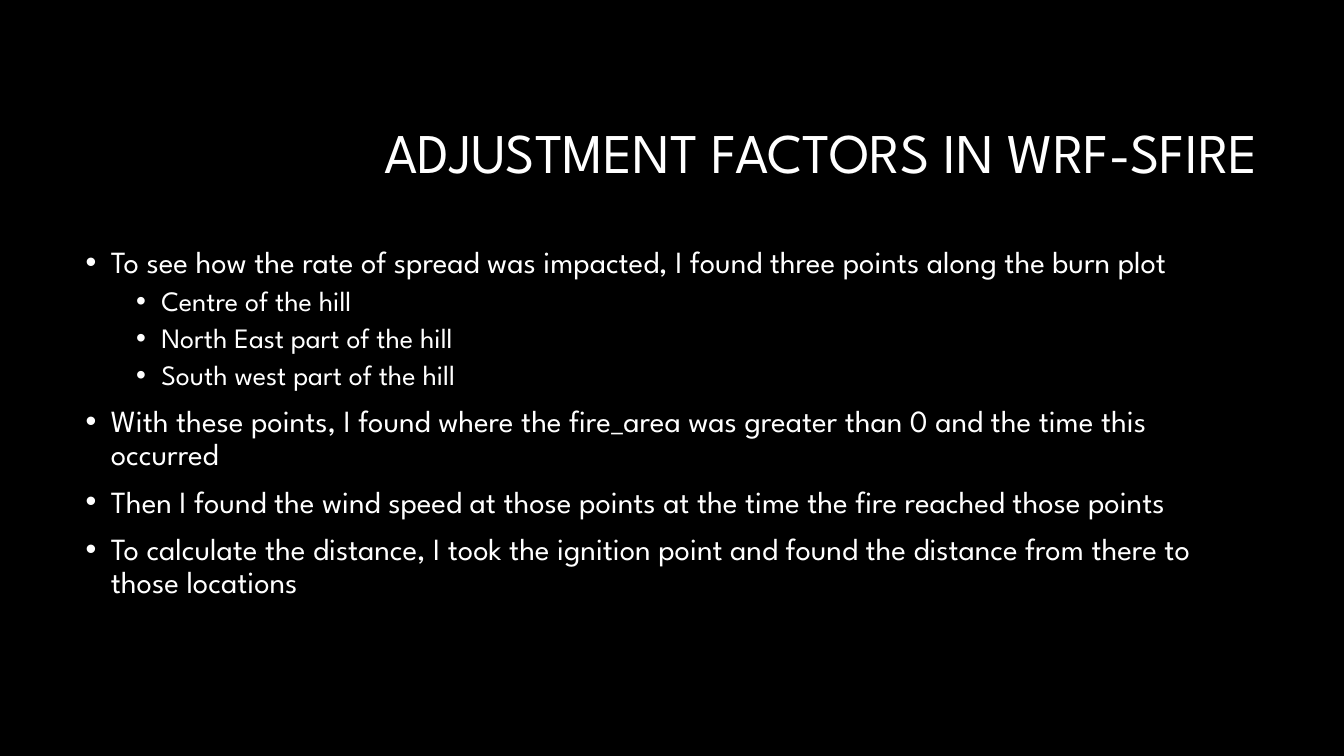
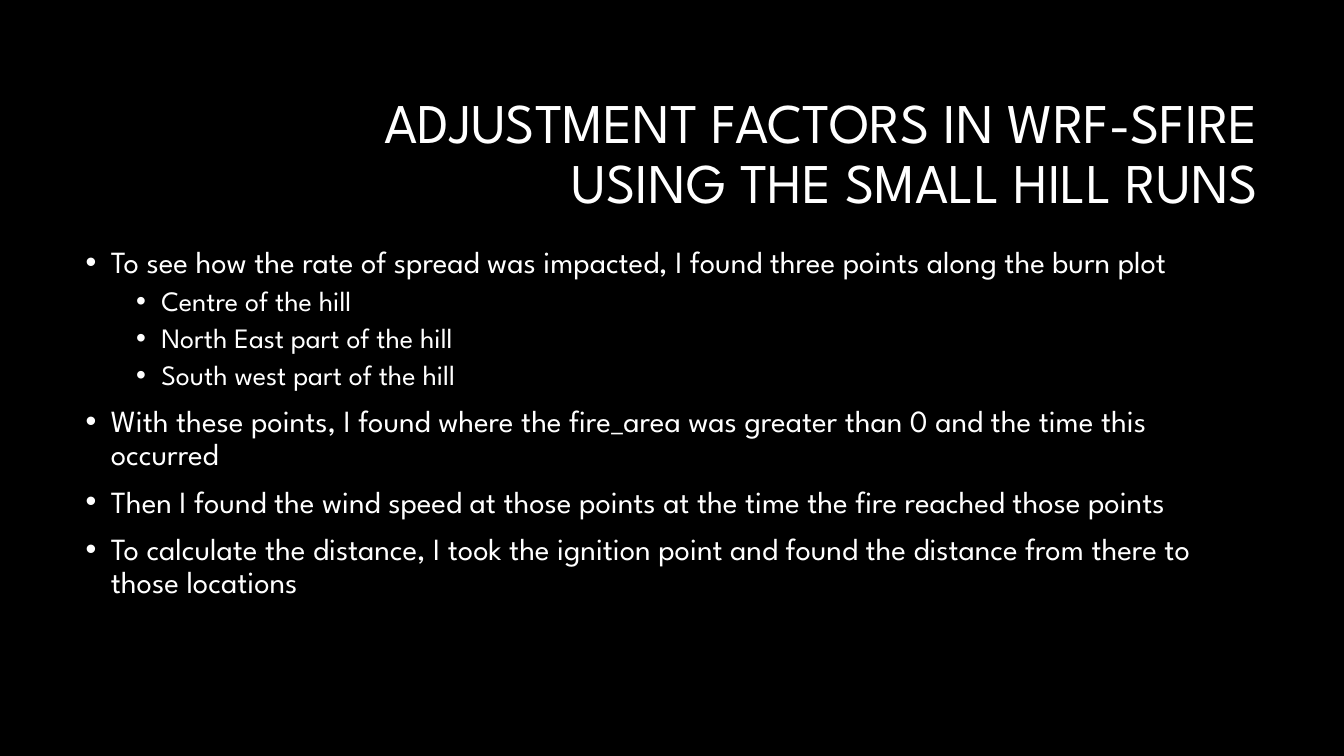
Before and after one commit to Jeremy-Benik/Meeting_Notes, a slide deck: slide 10 of Presentations/Adjustment_Factors.pptx (slide 8 before the commit). Drawn at 1344x756 pixels with LibreOffice and Linux fonts; fonts in the diff are those of the drawing; background and template pictures are left out. Boxes give left, top, right and bottom in pixels: in the first picture for what was removed or moved away, otherwise in the second. Text is boxed around its words. In the diff, an @@ line names an element or a change of style, - is before the commit and + after.

```diff
--- a/Presentations/Adjustment_Factors.pptx
+++ b/Presentations/Adjustment_Factors.pptx
@@ title at (385,105,1259,204): text changed @@
-ADJUSTMENT FACTORS IN WRF-SFIRE
+ADJUSTMENT FACTORS IN WRF-SFIRE USING THE SMALL HILL RUNS
```
Also in this commit, not shown: 5 other slides changed, 2 slides added, 1 other file.
